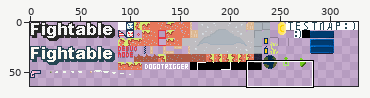
Sprite sheet, stored at src/assets/fightable1.png. The picture above shows the old version from afar; the outline marks the close-up.
Close-up. Before:
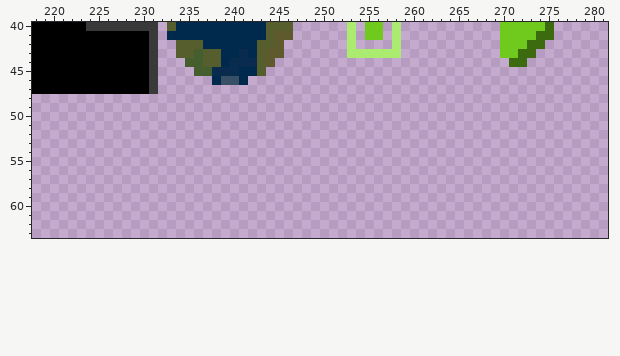
The file is 328x64 pixels. Colours within 5 levels of each other are drawn and written as one. Shown: x 218..281, y 40..63.
After:
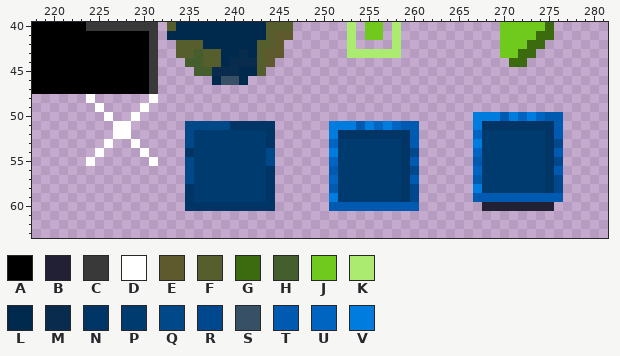
Palette (. is transparent): A #000000  B #222034  C #393939  D #ffffff  E #5e5a2d  F #565e2e  G #3c6b0f  H #455e2d  J #70c91d  K #abeb70  L #00294e  M #092c4e  N #003566  P #003b70  Q #004887  R #00488d  S #385066  T #005bb0  U #0065c1  V #007bde
Changes in this commit:
{"y":48,"x":224,"old":".","new":"D"}
{"y":48,"x":231,"old":".","new":"D"}
{"y":49,"x":225,"old":".","new":"D"}
{"y":49,"x":230,"old":".","new":"D"}
{"y":50,"x":226,"old":".","new":"D"}
{"y":50,"x":229,"old":".","new":"D"}
{"y":50,"x":267,"old":"..........","new":"VVVTVUVUTT"}
{"y":51,"x":227,"old":"..","new":"DD"}
{"y":51,"x":235,"old":"..........","new":"QQQQQNNNNN"}
{"y":51,"x":251,"old":"..........","new":"VVVTVUVUTT"}
{"y":51,"x":267,"old":"..........","new":"VNNNNNNNNT"}
{"y":52,"x":227,"old":"..","new":"DD"}
{"y":52,"x":235,"old":"..........","new":"QPPPPPPPPN"}
{"y":52,"x":251,"old":"..........","new":"VNNNNNNNNT"}
{"y":52,"x":267,"old":"..........","new":"UPPPPPPPNT"}
{"y":53,"x":226,"old":".","new":"D"}
{"y":53,"x":229,"old":".","new":"D"}
{"y":53,"x":235,"old":"..........","new":"QPPPPPPPPN"}
{"y":53,"x":251,"old":"..........","new":"UPPPPPPPNT"}
{"y":53,"x":267,"old":"..........","new":"VPPPPPPPNR"}
{"y":54,"x":225,"old":".","new":"D"}
{"y":54,"x":230,"old":".","new":"D"}
{"y":54,"x":235,"old":"..........","new":"NPPPPPPPPQ"}
{"y":54,"x":251,"old":"..........","new":"VPPPPPPPNR"}
{"y":54,"x":267,"old":"..........","new":"UPPPPPPPNT"}
{"y":55,"x":224,"old":".","new":"D"}
{"y":55,"x":231,"old":".","new":"D"}
{"y":55,"x":235,"old":"..........","new":"QPPPPPPPPQ"}
{"y":55,"x":251,"old":"..........","new":"UPPPPPPPNT"}
{"y":55,"x":267,"old":"..........","new":"TPPPPPPPNR"}
{"y":56,"x":235,"old":"..........","new":"QPPPPPPPPN"}
{"y":56,"x":251,"old":"..........","new":"TPPPPPPPNR"}
{"y":56,"x":267,"old":"..........","new":"UPPPPPPPNT"}
{"y":57,"x":235,"old":"..........","new":"QPPPPPPPPN"}
{"y":57,"x":251,"old":"..........","new":"UPPPPPPPNT"}
{"y":57,"x":267,"old":"..........","new":"TPPPPPPPNR"}
{"y":58,"x":235,"old":"..........","new":"NPPPPPPPPN"}
{"y":58,"x":251,"old":"..........","new":"TPPPPPPPNR"}
{"y":58,"x":267,"old":"..........","new":"VPPPPPPPNR"}
{"y":59,"x":235,"old":"..........","new":"NPPPPPPPPN"}
{"y":59,"x":251,"old":"..........","new":"VPPPPPPPNR"}
{"y":59,"x":267,"old":"..........","new":"TTTTTTTTTT"}
{"y":60,"x":235,"old":"..........","new":"NNNNNNNNNN"}
{"y":60,"x":251,"old":"..........","new":"TTTTTTTTTT"}
{"y":60,"x":268,"old":"........","new":"BBBBBBBB"}
